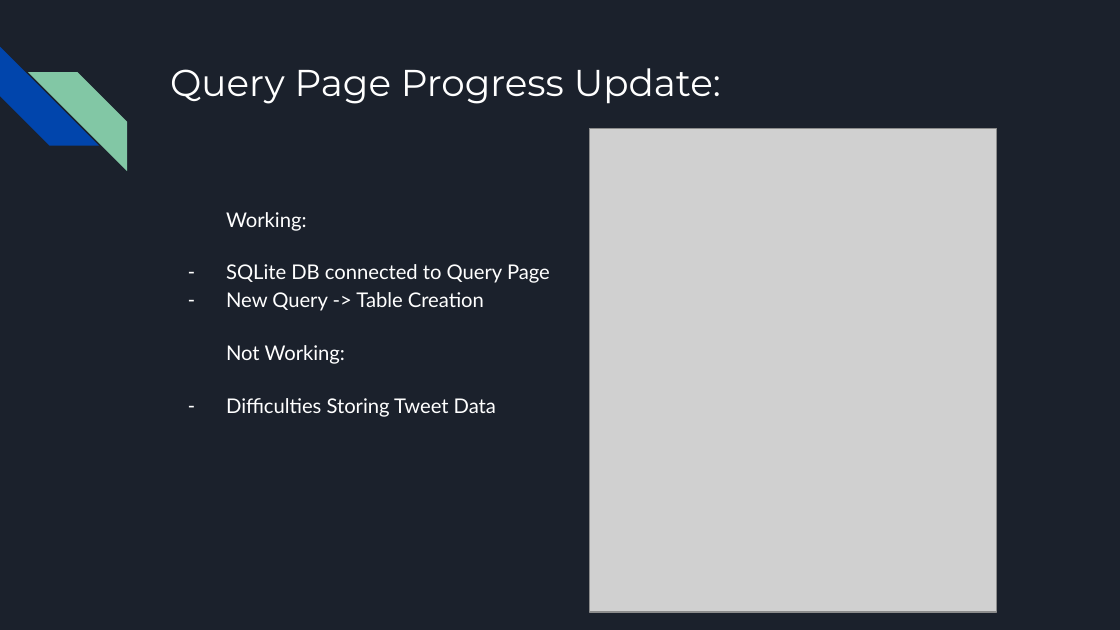
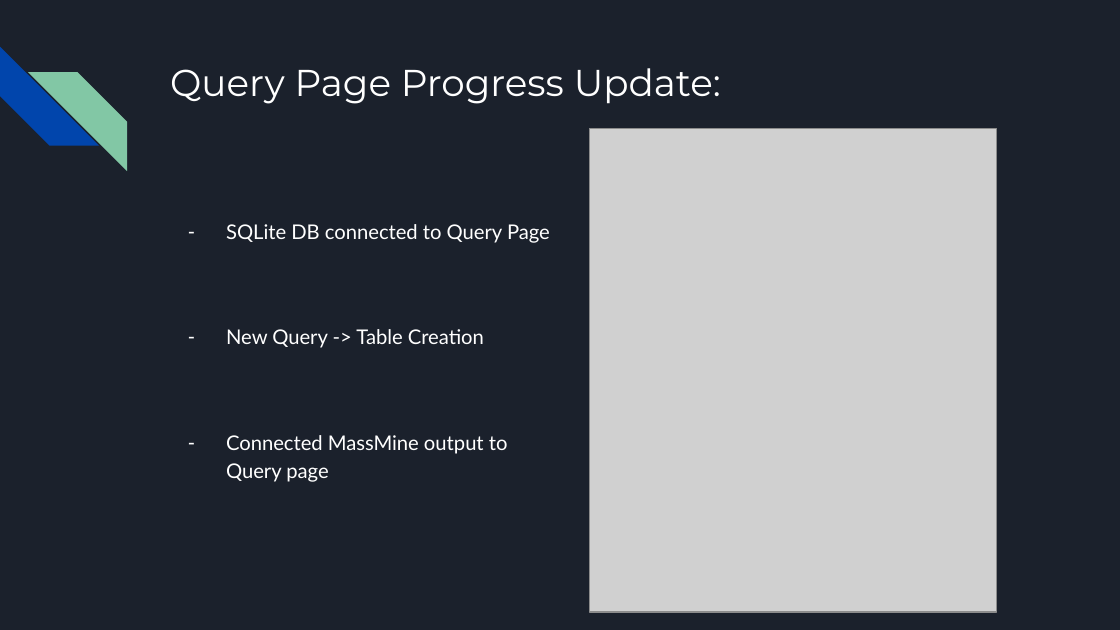
Before and after one commit to JoshCMoore/Massmine-for-the-Masses, a slide deck: slide 8 of documentation/slides/PresentationMar28.pptx. Drawn at 1120x630 pixels with LibreOffice and Linux fonts; fonts in the diff are those of the drawing; grey boxes stand for pictures. Boxes give left, top, right and bottom in pixels: in the first picture for what was removed or moved away, otherwise in the second. Text is boxed around its words. In the diff, an @@ line names an element or a change of style, - is before the commit and + after.

```diff
--- a/documentation/slides/PresentationMar28.pptx
+++ b/documentation/slides/PresentationMar28.pptx
@@ text "SQLite DB connected to Query ...": place and size @@
-text "SQLite DB connected to Query ..." at (226, 212, 550, 417)
+text "SQLite DB connected to Query ..." at (226, 224, 550, 482)
@@ text at (226, 212, 306, 231): paragraph removed @@
-Working:
@@ text at (226, 224, 550, 348): less space between paragraphs; more space between paragraphs @@
@@ text at (226, 435, 508, 482): text changed @@
-Not Working:
-– Difficulties Storing Tweet Data
+– Connected MassMine output to Query page
```
Also in this commit, not shown: 1 other slide changed, 1 slide added.
